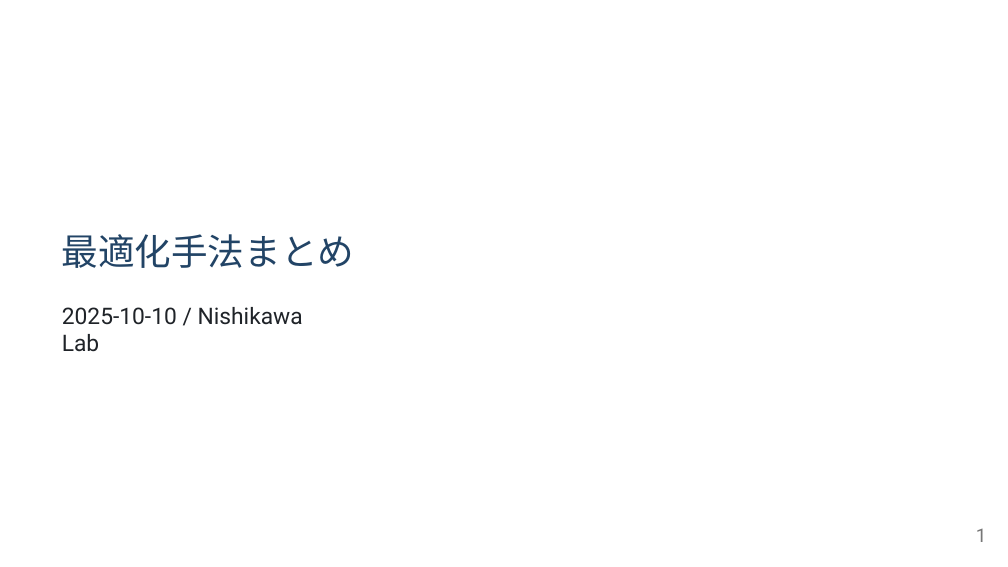
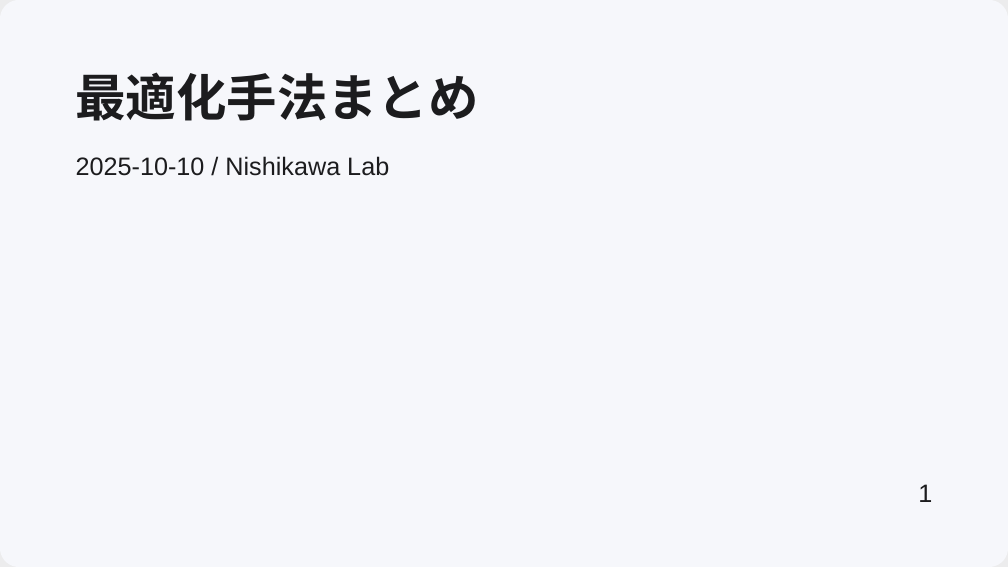
Before and after one commit to frinfo702/slides, a slide deck: slide 1 of nishikawa-lab/pptx/20251010_presentation.pptx. Drawn at 1008x567 pixels with LibreOffice and Linux fonts; fonts in the diff are those of the drawing; background and template pictures are left out. Boxes give left, top, right and bottom in pixels: in the first picture for what was removed or moved away, otherwise in the second. Text is boxed around its words. In the diff, an @@ line names an element or a change of style, - is before the commit and + after.

```diff
--- a/nishikawa-lab/pptx/20251010_presentation.pptx
+++ b/nishikawa-lab/pptx/20251010_presentation.pptx
@@ freeform shape added at bbox=[0, 0, 1008, 567], fill #11111A at 8% opacity @@
@@ freeform shape added at bbox=[0, 0, 1008, 567], fill #F6F7FB @@
@@ text "最適化⼿法まとめ": place and size @@
-text "最適化⼿法まとめ" at bbox=[62, 234, 354, 268]
+text "最適化⼿法まとめ" at bbox=[76, 72, 479, 121]
@@ text "最適化⼿法まとめ" at bbox=[76, 72, 479, 121]: size 34.8 to 48 pt, font Calibri to Noto Sans CJK JP, text colour #224466 to #1C1C1E, bold on @@
@@ text "2025-10-10 / Nishikawa Lab": place and size @@
-text "2025-10-10 / Nishikawa Lab" at bbox=[62, 307, 303, 352]
+text "2025-10-10 / Nishikawa Lab" at bbox=[76, 156, 389, 176]
@@ text "2025-10-10 / Nishikawa Lab" at bbox=[76, 156, 389, 176]: size 21.7 to 24 pt, font Roboto to Arial, text colour #1F2328 to #1C1C1E @@
@@ text "1": place and size @@
-text "1" at bbox=[976, 529, 987, 542]
+text "1" at bbox=[918, 484, 932, 502]
@@ text "1" at bbox=[918, 484, 932, 502]: size 18 to 24 pt, font Roboto to Arial, text colour #777777 to #1C1C1E @@
```
Also in this commit, not shown: 14 other slides changed, 4 other files.
